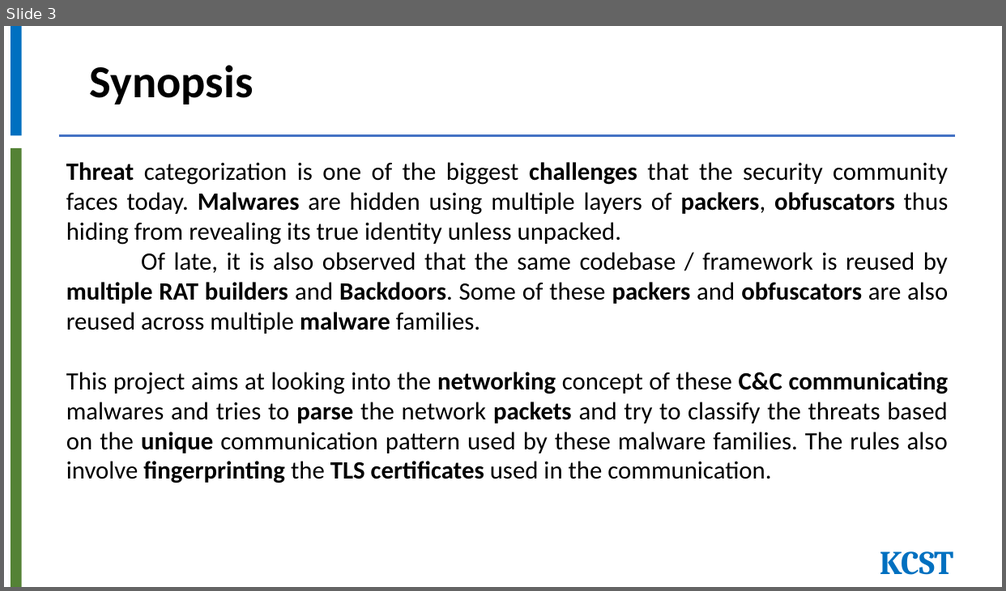
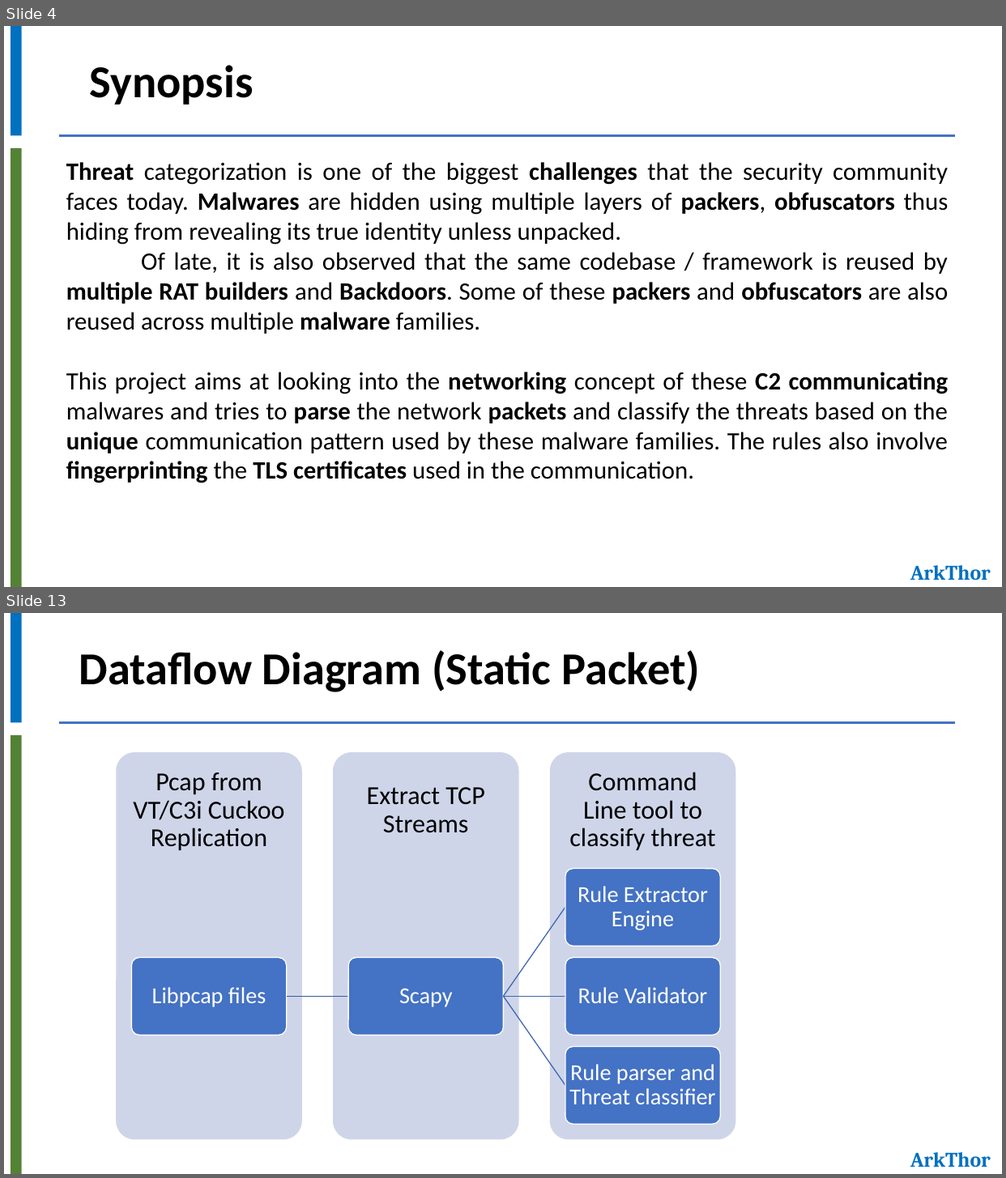
Before and after one commit to JawedCIA/ArkThor, a slide deck: Presentation/CSCD-Cohort6-Group6-KCST.pptx. Shown one above the other, each under a label of ours: slide 3 before the commit, slides 4 and 13 after it; the slides between them are not shown. The pictures are 1006x591 and 1006x1178 pixels, drawn with LibreOffice and Linux fonts; fonts in the diff are those of the drawing. Boxes give left, top, right and bottom in pixels: in the first picture for what was removed or moved away, otherwise in the second. Text is boxed around its words. In the diff, an @@ line names an element or a change of style, - is before the commit and + after.

```diff
--- a/Presentation/CSCD-Cohort6-Group6-KCST.pptx
+++ b/Presentation/CSCD-Cohort6-Group6-KCST.pptx
@@ slide 13 added at [4, 613, 1002, 1174], background #FFFFFF @@
@@ rectangle added at [10, 613, 21, 723], fill #0070C0 @@
@@ title added at [79, 650, 700, 692], 44 pt, text #000000, bold @@
+Dataflow Diagram (Static Packet)
@@ line added from (58, 723) to (956, 723), #4472C4 3 pt @@
@@ rectangle added at [10, 735, 21, 1174], fill #548235 @@
@@ group added at [117, 752, 735, 1140]: 8 rounded rectangles, 8 texts, 4 freeform shapes @@
+Command Line tool to classify threat
+Extract TCP Streams
+Pcap from VT/C3i Cuckoo Replication
+Libpcap files
+Scapy
+Rule Extractor Engine
+Rule Validator
+Rule parser and Threat classifier
@@ text added at [910, 1152, 991, 1168], 20 pt, text #0070C0, bold @@
+ArkThor
@@ what was slide 3 is now slide 4 @@
@@ slide 4 changed as well @@
@@ text at [66, 372, 948, 484]: text changed @@
-This project aims at looking into the networking concept of these C&C communicating malwares and tries to parse the network packets and try to classify the threats based on the unique communication pattern used by these malware families. The rules also involve fingerprinting the TLS certificates used in the communication.
+This project aims at looking into the networking concept of these C2 communicating malwares and tries to parse the network packets and classify the threats based on the unique communication pattern used by these malware families. The rules also involve fingerprinting the TLS certificates used in the communication.
@@ text removed at [880, 552, 953, 575] @@
-KCST
@@ text added at [910, 565, 991, 581], 20 pt, text #0070C0, bold @@
+ArkThor
```
Also in this commit, not shown: 3 other slides changed, 17 other slides added, 4 slides removed, 17 other files.
